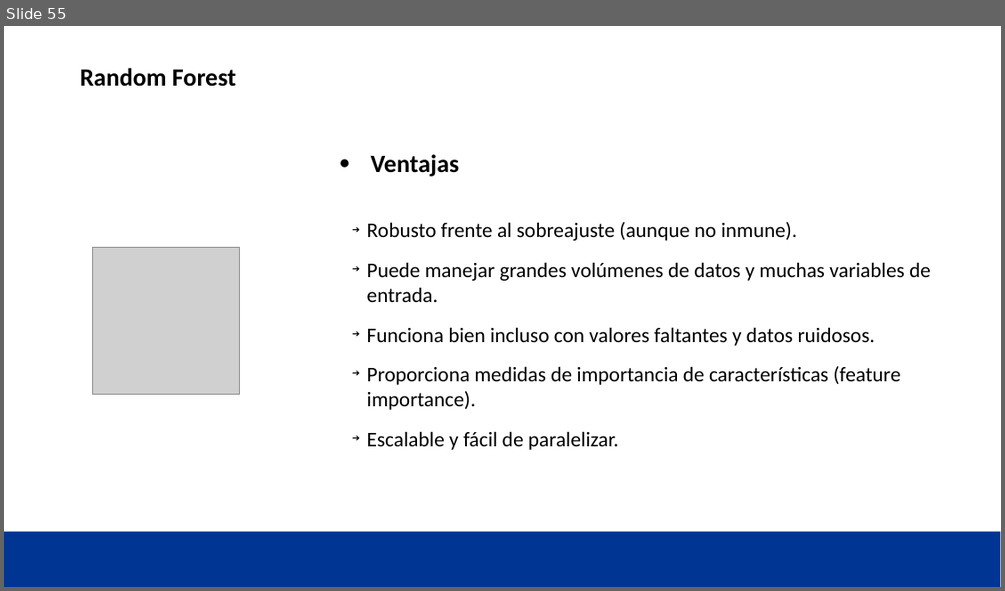
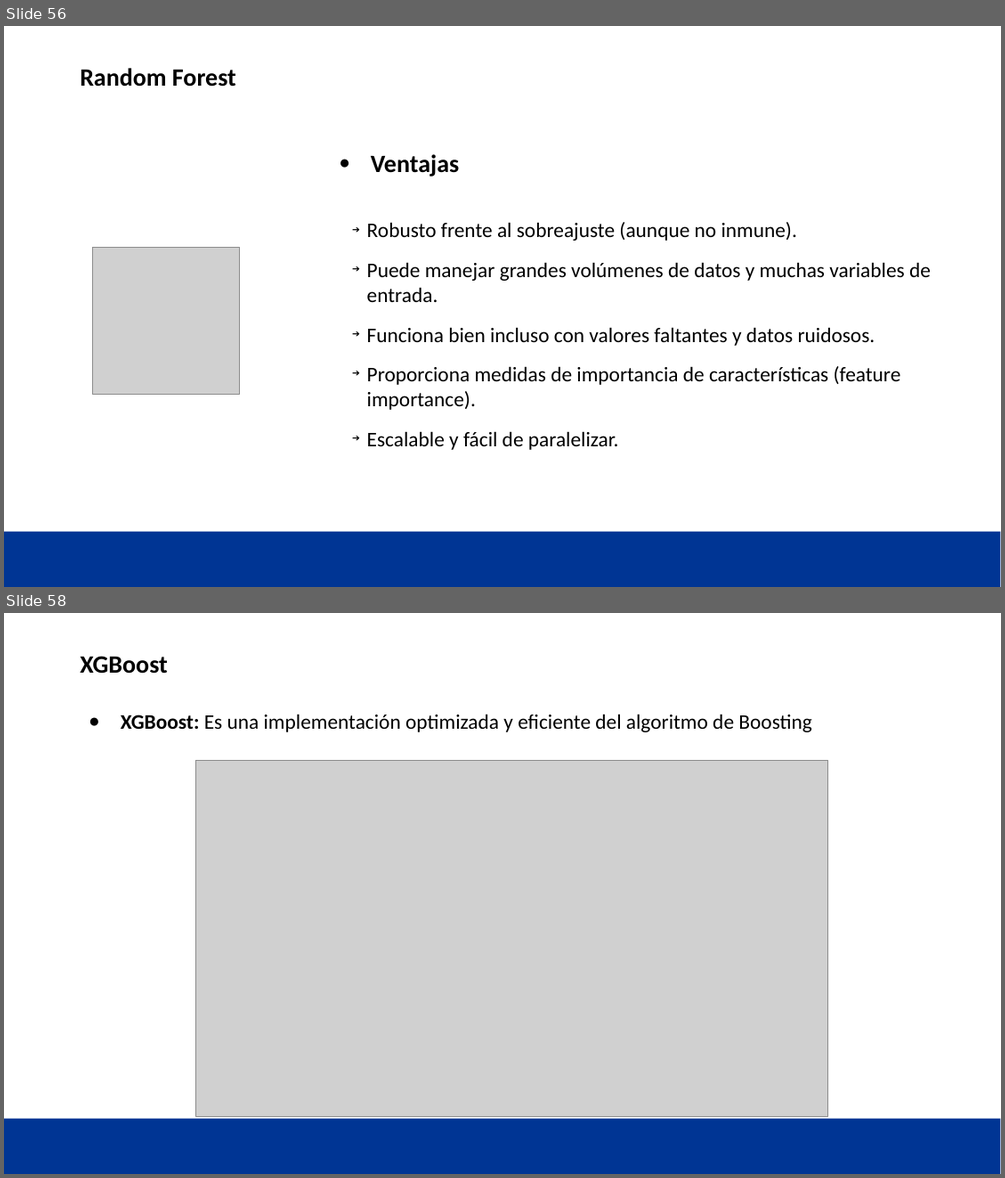
Before and after one commit to JavierRabal/CirceMachineLearning, a slide deck: Supervisado/Supervisado 2.pptx. Shown one above the other, each under a label of ours: slide 55 before the commit, slides 56 and 58 after it; the slides between them are not shown. The pictures are 1005x591 and 1005x1178 pixels, drawn with LibreOffice and Linux fonts; fonts in the diff are those of the drawing; grey boxes stand for pictures; background and template pictures are left out. Boxes give left, top, right and bottom in pixels: in the first picture for what was removed or moved away, otherwise in the second. Text is boxed around its words. In the diff, an @@ line names an element or a change of style, - is before the commit and + after.

```diff
--- a/Supervisado/Supervisado 2.pptx
+++ b/Supervisado/Supervisado 2.pptx
@@ slide 58 added at <box>4,613,1001,1174</box>, background #FFFFFF; not listed: 1 template element that a slide beside it also shows @@
@@ title added at <box>80,656,168,674</box>, 24 pt, text #000000, bold @@
+XGBoost
@@ text added at <box>121,714,811,732</box>, 20 pt, text #000000 @@
+● XGBoost: Es una implementación optimizada y eficiente del algoritmo de Boosting
@@ picture added at <box>195,761,828,1116</box> @@
@@ what was slide 55 is now slide 56 @@
```
Also in this commit, not shown: 17 other slides added, 1 other file.
